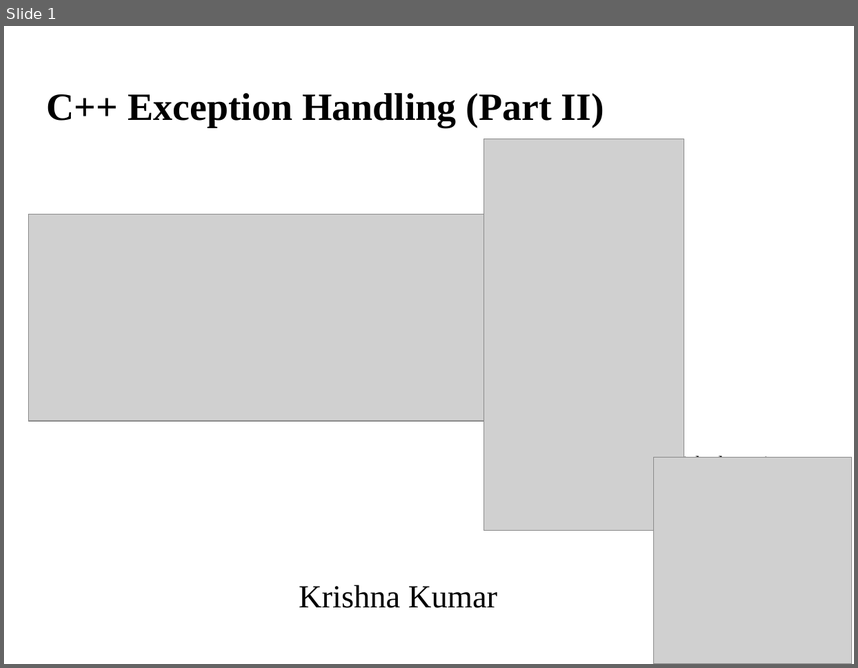
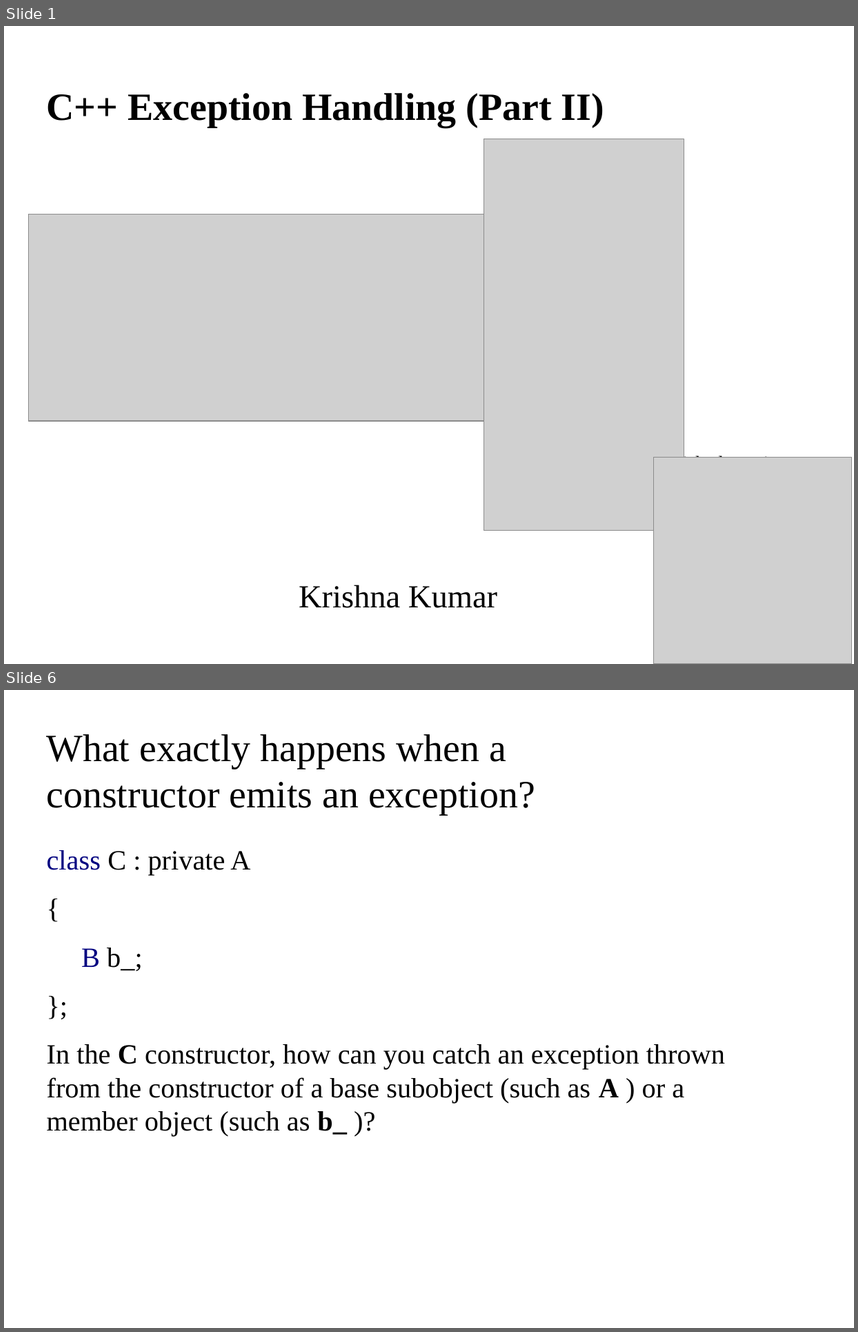
Before and after one commit to kks32/cpp-software-development, a slide deck: Ex10_Exception_Handling_II/Ex10_Exception_Handling_II.odp. Shown one above the other, each under a label of ours: slide 1 before the commit, slides 1 and 6 after it; the slides between them are not shown. The pictures are 858x668 and 858x1332 pixels, drawn with LibreOffice and Linux fonts; fonts in the diff are those of the drawing; grey boxes stand for pictures; background and template pictures are left out. Boxes give left, top, right and bottom in pixels: in the first picture for what was removed or moved away, otherwise in the second. Text is boxed around its words. In the diff, an @@ line names an element or a change of style, - is before the commit and + after.

Commit message:
Multiple Exceptions

```diff
--- a/Ex10_Exception_Handling_II/Ex10_Exception_Handling_II.odp
+++ b/Ex10_Exception_Handling_II/Ex10_Exception_Handling_II.odp
@@ slide 6 added at bbox=[4, 690, 854, 1328], background picture (left out) @@
@@ title added at bbox=[47, 734, 535, 814], 36 pt, text #000000 @@
+What exactly happens when a constructor emits an exception?
@@ text added at bbox=[47, 850, 725, 1136], 26 pt, text #000000 @@
+class C : private A
+{
+B b_;
+};
+In the C constructor, how can you catch an exception thrown from the constructor of a base subobject (such as A ) or a member object (such as b_ )?
```
Also in this commit, not shown: 1 slide changed, 5 other slides added, 4 other files.
